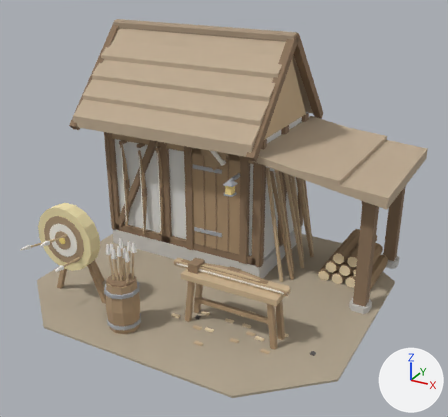
The glTF model src/models/buildings/bowyer.glb, before and after one commit.
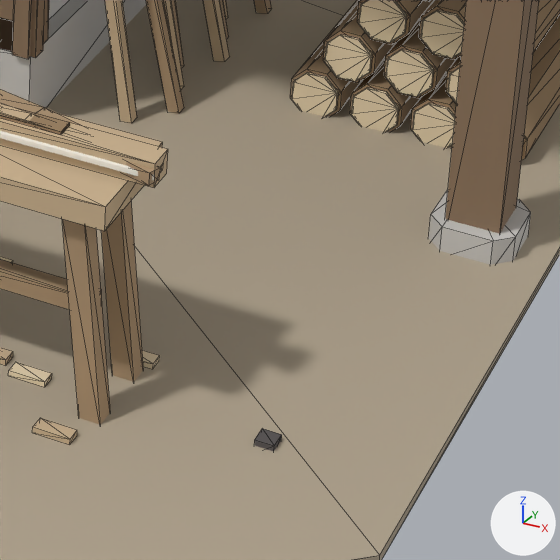
Each version appears first whole from a 50 mm camera at (4.16, -7.3, 4.94) aimed at (0.17, -0.04, 1.31), and next in a close-up on the part from 56% to 85% of the width and 61% to 91% of the height. Every picture has the same lights, and +X, +Y and +Z are marked at lower right. The first two pictures are the older version. The close-ups show mesh edges as thin lines. Where no turn or scale is listed for an object, it has been applied to the vertices.

Objects in the first close-up: 'Bench', 'Bench.Leg#3', 'Bench.Leg#4', 'Bench.Rail', 'Billet#4', 'Craft.0', 'Ground', 'Lean.Foot#2', 'Lean.Post#2', 'Plinth', 'Stave#10', 'Stave#9' and 38 more.
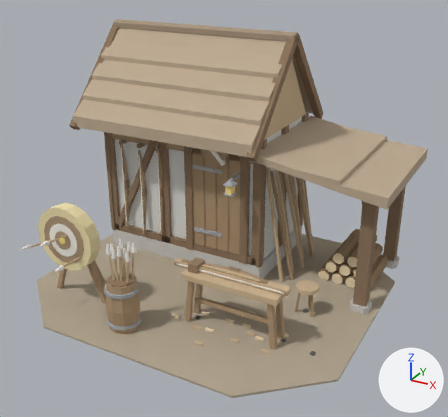
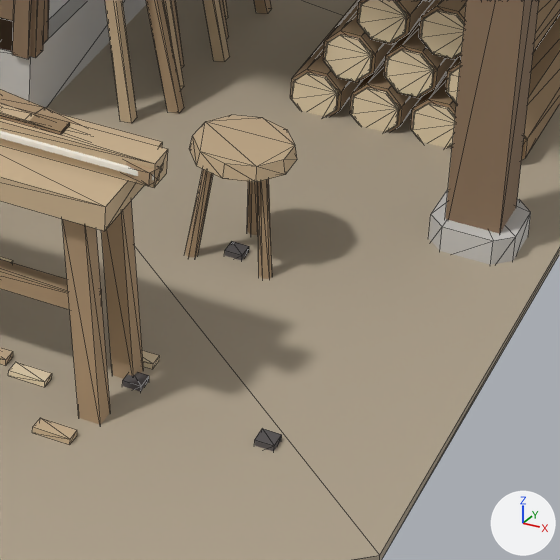
Pixel boxes (x1, y1, x2, y2) of what changed, in the close-ups (560 x 560 px):
```json
{"object": "Stool", "change": "added", "after": [189, 115, 297, 182], "on screen": "beige"}
{"object": "Stool.Leg.002", "change": "added", "after": [257, 179, 272, 279], "on screen": "beige"}
{"object": "Stool.Leg.001", "change": "added", "after": [185, 169, 213, 257], "on screen": "beige"}
{"object": "Stool.Leg", "change": "added", "after": [247, 182, 258, 235], "on screen": "beige"}
{"object": "Work.Face", "change": "added", "after": [122, 372, 149, 392]}
{"object": "Work.Seat", "change": "added", "after": [225, 241, 249, 260]}
```

Edits to the scene script, one JSON object a line:
```json
{"op": "add", "block": "me_stool_leg_002", "code": ["me_stool_leg_002 = bpy.data.meshes.new('Stool.Leg.002')", "me_stool_leg_002.from_pydata(...)  # 12 vertices, 20 faces; spans x -0.037..0.041, y -0.034..0.03, z -0.203..0.202", "me_stool_leg_002.materials.append(mat_wood)  # beige #ad9373"]}
{"op": "add", "block": "me_stool_leg_001", "code": ["me_stool_leg_001 = bpy.data.meshes.new('Stool.Leg.001')", "me_stool_leg_001.from_pydata(...)  # 12 vertices, 20 faces; spans x -0.041..0.037, y -0.034..0.03, z -0.203..0.202", "me_stool_leg_001.materials.append(mat_wood)  # beige #ad9373"]}
{"op": "add", "block": "me_stool_leg", "code": ["me_stool_leg = bpy.data.meshes.new('Stool.Leg')", "me_stool_leg.from_pydata(...)  # 12 vertices, 20 faces; spans x -0.019..0.019, y -0.043..0.047, z -0.203..0.202", "me_stool_leg.materials.append(mat_wood)  # beige #ad9373"]}
{"op": "add", "block": "me_stool", "code": ["me_stool = bpy.data.meshes.new('Stool')", "me_stool.from_pydata(...)  # a 10-sided cut cone along z (radius 0.171 at the low end, 0.16 at the high end) spanning x -0.162..0.162, y -0.17..0.17, z -0.025..0.025", "me_stool.materials.append(mat_woodlight)  # beige #cbb390"]}
{"op": "add", "block": "ob_work_face", "code": ["ob_work_face = bpy.data.objects.new('Work.Face', me_work_stand.copy())  # the mesh of ob_work_stand", "ob_work_face.location = (-0.45, 0.08, 0.0)"]}
{"op": "add", "block": "ob_work_seat", "code": ["ob_work_seat = bpy.data.objects.new('Work.Seat', me_work_stand.copy())  # the mesh of ob_work_stand", "ob_work_seat.location = (-0.45, 0.88, 0.0)"]}
{"op": "add", "block": "ob_stool_leg_002", "code": ["ob_stool_leg_002 = bpy.data.objects.new('Stool.Leg.002', me_stool_leg_002)", "ob_stool_leg_002.location = (1.658, -0.183, 0.2)"]}
{"op": "add", "block": "ob_stool_leg_001", "code": ["ob_stool_leg_001 = bpy.data.objects.new('Stool.Leg.001', me_stool_leg_001)", "ob_stool_leg_001.location = (1.442, -0.183, 0.2)"]}
{"op": "add", "block": "ob_stool_leg", "code": ["ob_stool_leg = bpy.data.objects.new('Stool.Leg', me_stool_leg)", "ob_stool_leg.location = (1.55, 0.005, 0.2)"]}
{"op": "add", "block": "ob_stool", "code": ["ob_stool = bpy.data.objects.new('Stool', me_stool)", "ob_stool.location = (1.55, -0.12, 0.425)"]}
```
